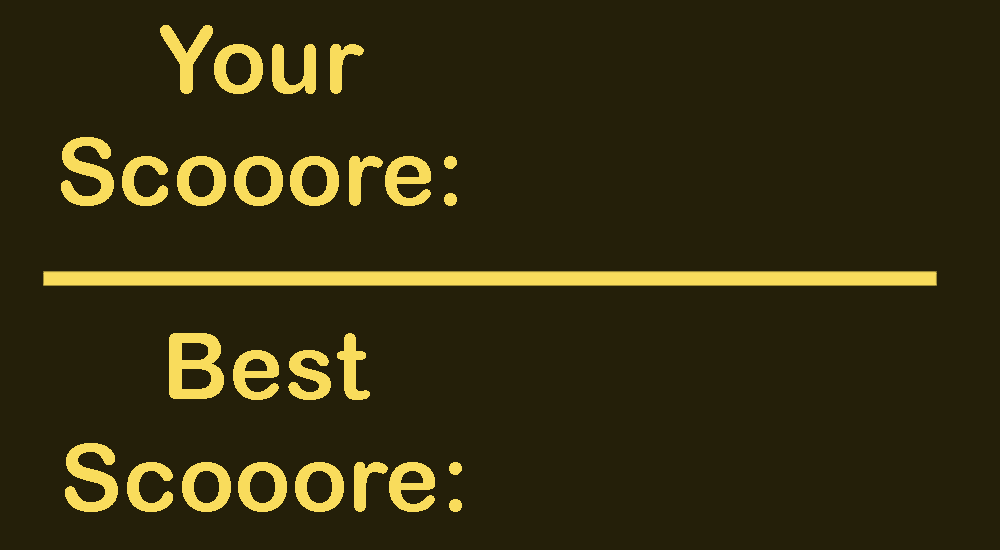
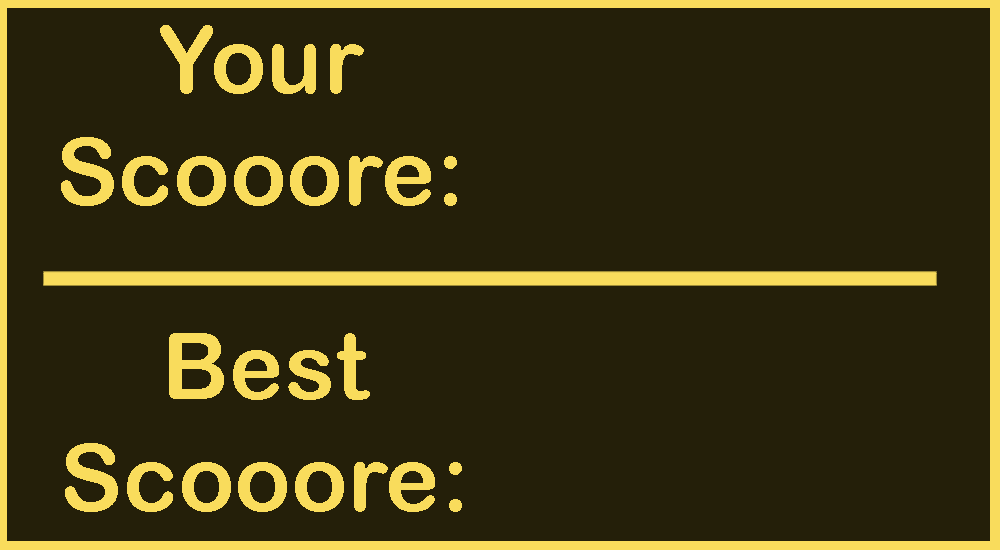
Layer changes from the first 1000x550 image to the second:
painted on "Rectangle 1" over left=0, top=0, right=1000, bottom=550
